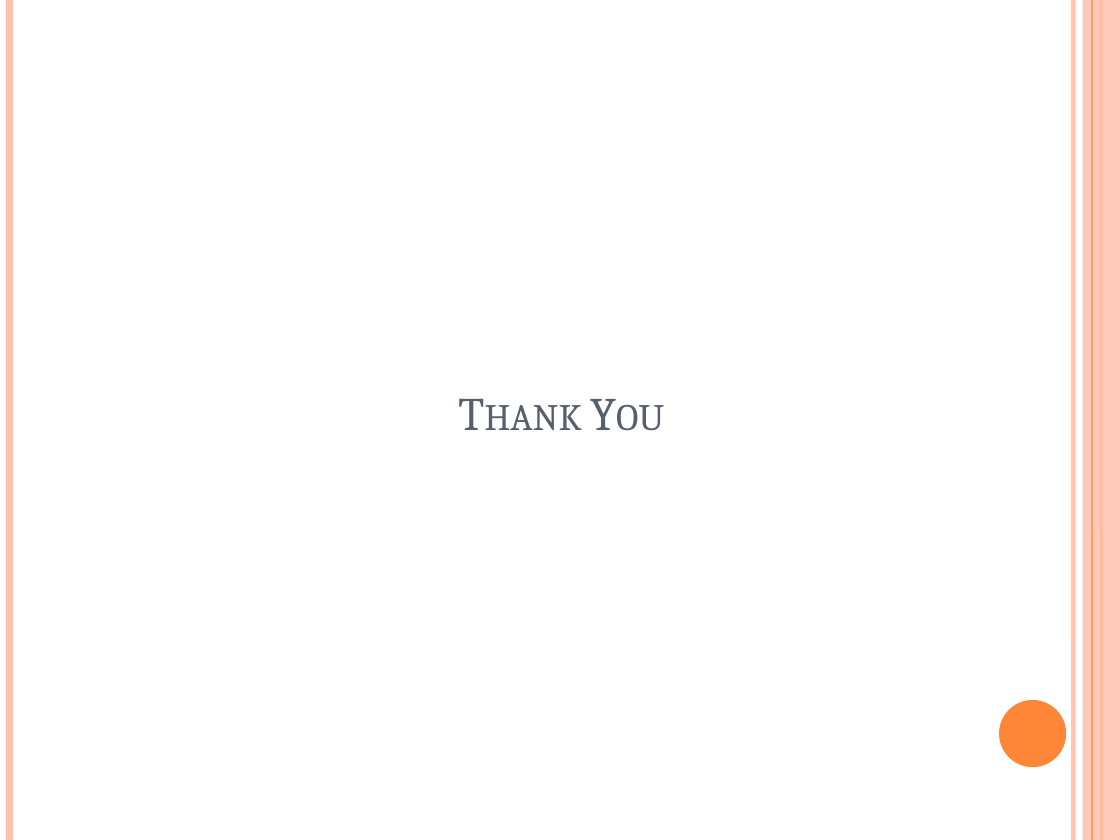
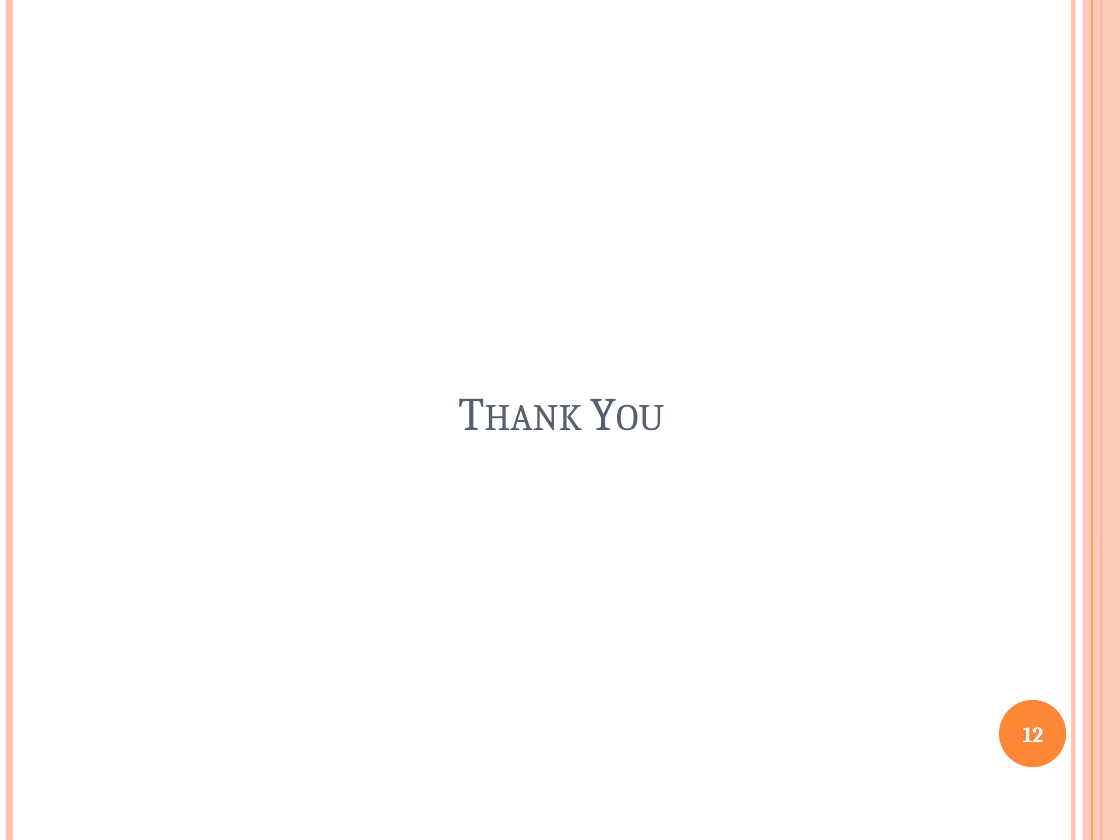
Before and after one commit to itsmeankeet/business-PPTX, a slide deck: slide 12 of dressEthics.pptx. Drawn at 1120x840 pixels with LibreOffice and Linux fonts; fonts in the diff are those of the drawing. Boxes give left, top, right and bottom in pixels: in the first picture for what was removed or moved away, otherwise in the second. Text is boxed around its words. In the diff, an @@ line names an element or a change of style, - is before the commit and + after.

```diff
--- a/dressEthics.pptx
+++ b/dressEthics.pptx
@@ page number added at <box>1023,727,1044,742</box>, 14 pt, text #FFFFFF, bold @@
+12
```
Also in this commit, not shown: 10 other slides changed, 1 other file.
